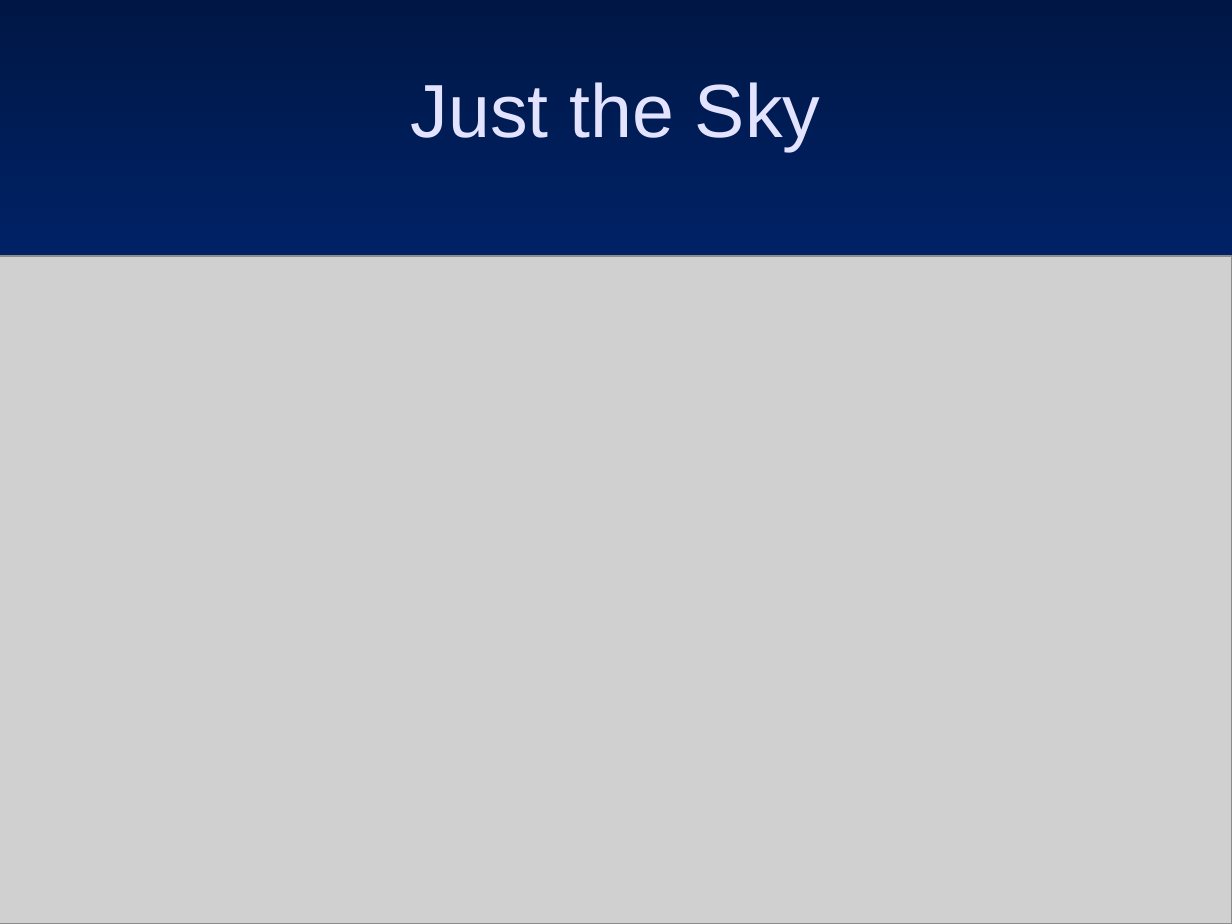
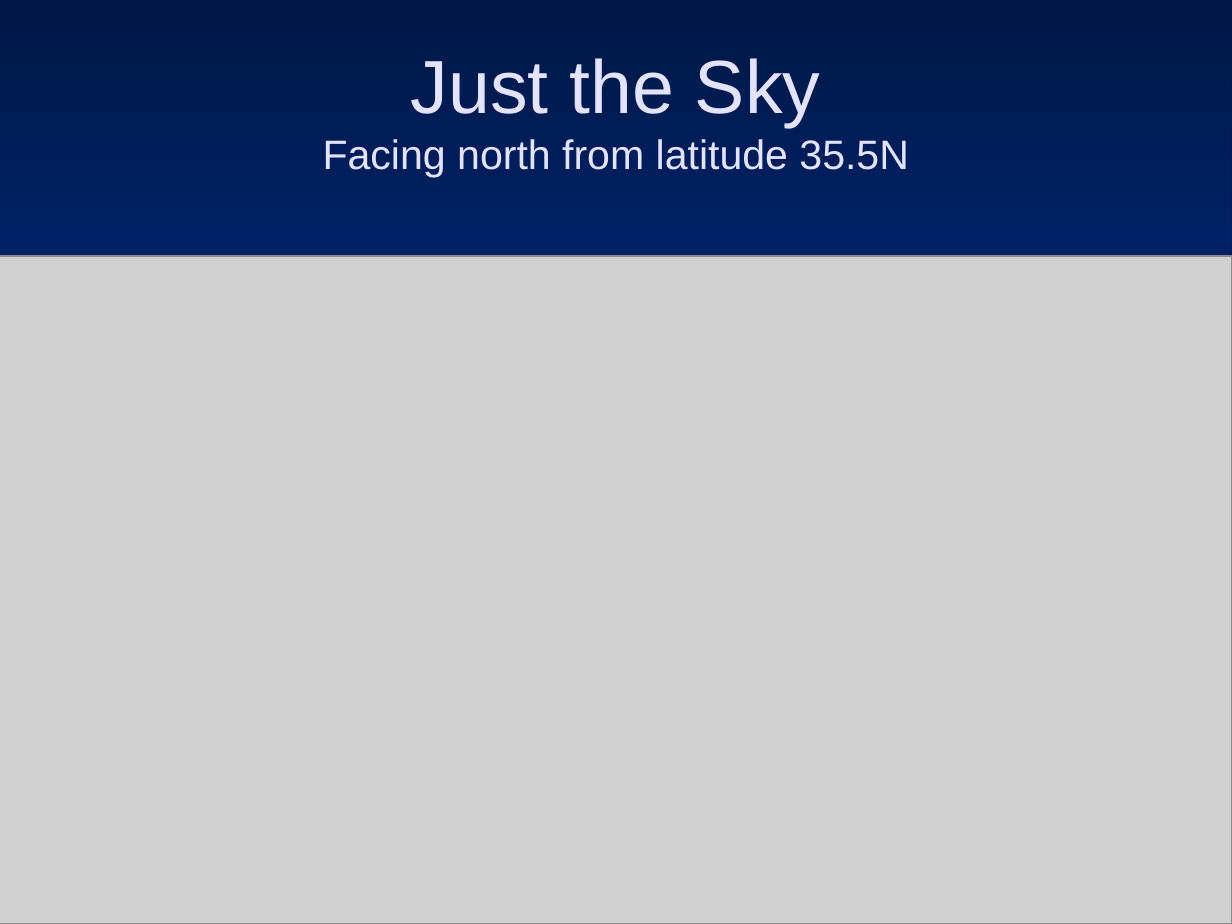
Before and after one commit to ForrestErickson/Asterisms_and_Constelations, a slide deck: slide 8 of Asterisms_and_Constelations.ppt (slide 7 before the commit). Drawn at 1232x924 pixels with LibreOffice and Linux fonts; fonts in the diff are those of the drawing; grey boxes stand for pictures. Boxes give left, top, right and bottom in pixels: in the first picture for what was removed or moved away, otherwise in the second. Text is boxed around its words. In the diff, an @@ line names an element or a change of style, - is before the commit and + after.

```diff
--- a/Asterisms_and_Constelations.ppt
+++ b/Asterisms_and_Constelations.ppt
@@ freeform shape at <box>0,0,1231,657</box>: outline redrawn @@
@@ title at <box>323,58,909,177</box>: text changed; size 44 to 24 pt @@
-Just the Sky
+Just the Sky
+Facing north from latitude 35.5N
```
Also in this commit, not shown: 15 other slides changed, 2 slides added, 1 other file.
